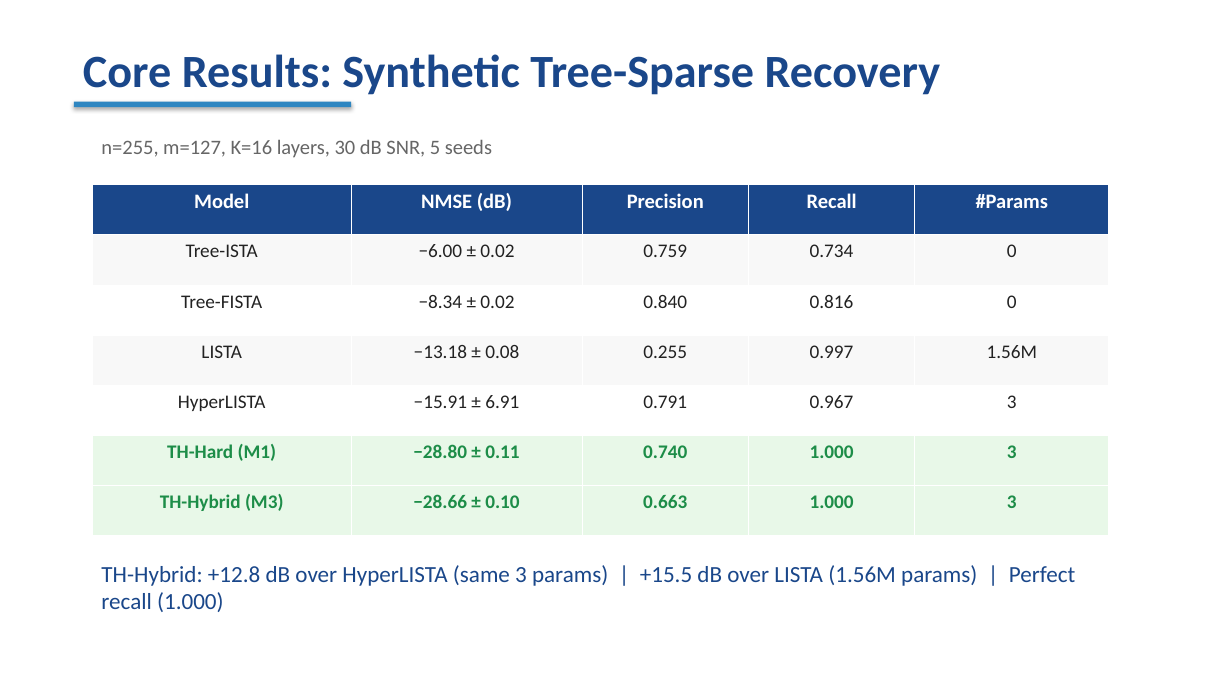
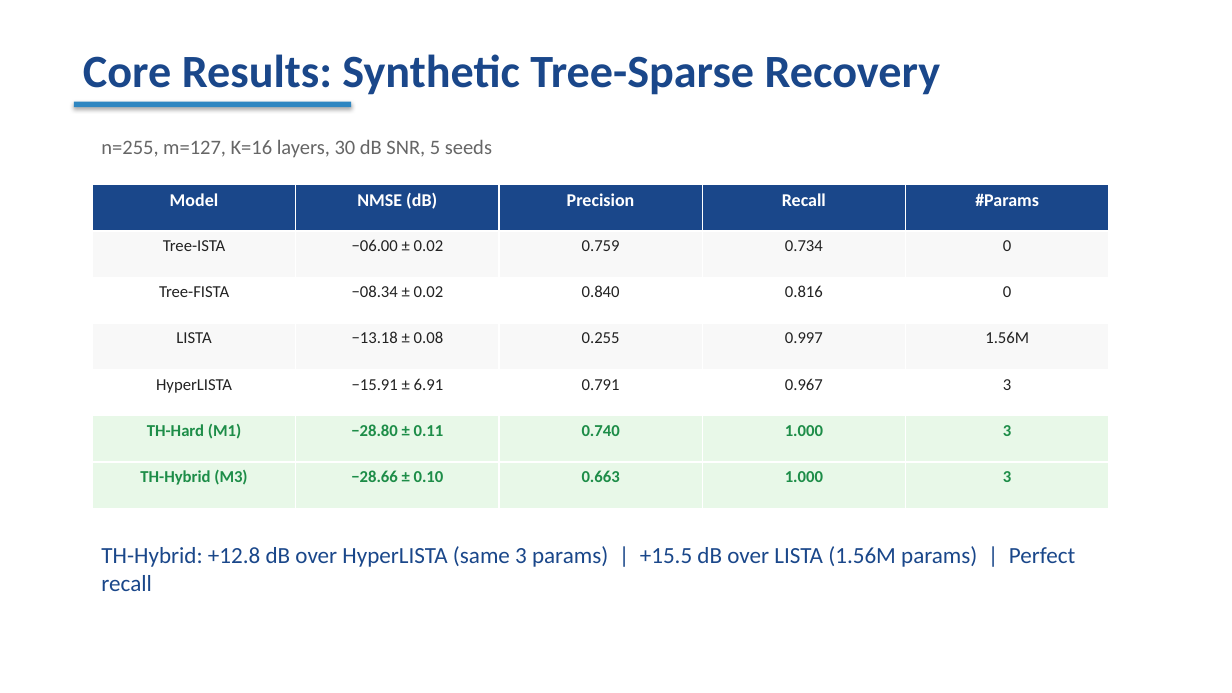
Before and after one commit to ALPHAGOD12/tree-hyperlista, a slide deck: slide 6 of paper/tree_hyperlista_slides.pptx. Drawn at 1232x693 pixels with LibreOffice and Linux fonts; fonts in the diff are those of the drawing. Boxes give left, top, right and bottom in pixels: in the first picture for what was removed or moved away, otherwise in the second. Text is boxed around its words. In the diff, an @@ line names an element or a change of style, - is before the commit and + after.

```diff
--- a/paper/tree_hyperlista_slides.pptx
+++ b/paper/tree_hyperlista_slides.pptx
@@ table at bbox=[92, 185, 1109, 508] @@
-row 2, column 2: −6.00 ± 0.02
+row 2, column 2: −06.00 ± 0.02
-row 3, column 2: −8.34 ± 0.02
+row 3, column 2: −08.34 ± 0.02
@@ size 16 to 14 pt in "Model", "NMSE (dB)", "Precision", "Recall" and 1 more places @@
@@ size 15 to 13 pt in "Tree-ISTA", "0.759", "0.734", "0" and 24 more places @@
@@ text at bbox=[101, 546, 1075, 591]: text changed @@
-TH-Hybrid: +12.8 dB over HyperLISTA (same 3 params) | +15.5 dB over LISTA (1.56M params) | Perfect recall (1.000)
+TH-Hybrid: +12.8 dB over HyperLISTA (same 3 params) | +15.5 dB over LISTA (1.56M params) | Perfect recall
```
Also in this commit, not shown: 9 other slides changed, 5 slides added, 3 other files.
